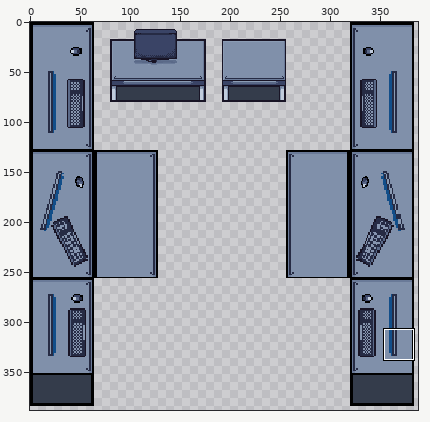
Two versions of one pixel-art file, assets/sprites/tilesets/side-desk.aseprite. Above, an overview of the earlier version with the close-up marked.
Close-up. As it was:
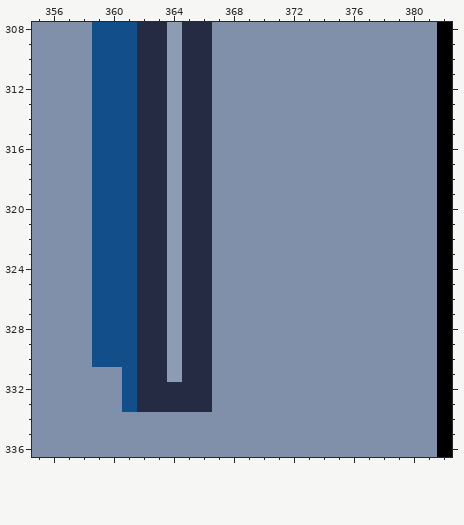
413x437 pixels, 1 frame. Colours within 5 levels of each other are drawn and written as one. Shown: x 355..382, y 308..336. The wide view leaves out empty margins. The commit also changed other parts of the picture, which this record leaves out.
And afterwards:
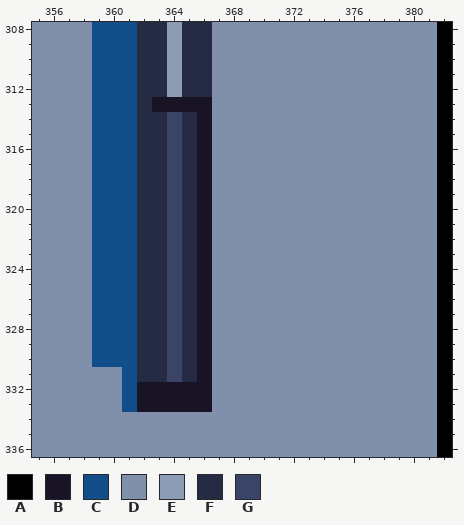
Palette (. is transparent): A #000000  B #181425  C #124e89  D #8090aa  E #8b9cb4  F #262b44  G #3a4466
Changes in this commit:
@@ x 360..368 @@
 312 CCFFEFFDD
-313 CCFFEFFDD
-314 CCFFEFFDD
-315 CCFFEFFDD
-316 CCFFEFFDD
-317 CCFFEFFDD
-318 CCFFEFFDD
-319 CCFFEFFDD
-320 CCFFEFFDD
-321 CCFFEFFDD
-322 CCFFEFFDD
-323 CCFFEFFDD
-324 CCFFEFFDD
-325 CCFFEFFDD
-326 CCFFEFFDD
-327 CCFFEFFDD
-328 CCFFEFFDD
-329 CCFFEFFDD
-330 CCFFEFFDD
-331 DCFFEFFDD
-332 DCFFFFFDD
-333 DCFFFFFDD
+313 CCFBBBBDD
+314 CCFFGFBDD
+315 CCFFGFBDD
+316 CCFFGFBDD
+317 CCFFGFBDD
+318 CCFFGFBDD
+319 CCFFGFBDD
+320 CCFFGFBDD
+321 CCFFGFBDD
+322 CCFFGFBDD
+323 CCFFGFBDD
+324 CCFFGFBDD
+325 CCFFGFBDD
+326 CCFFGFBDD
+327 CCFFGFBDD
+328 CCFFGFBDD
+329 CCFFGFBDD
+330 CCFFGFBDD
+331 DCFFGFBDD
+332 DCBBBBBDD
+333 DCBBBBBDD
 334 DDDDDDDDD
